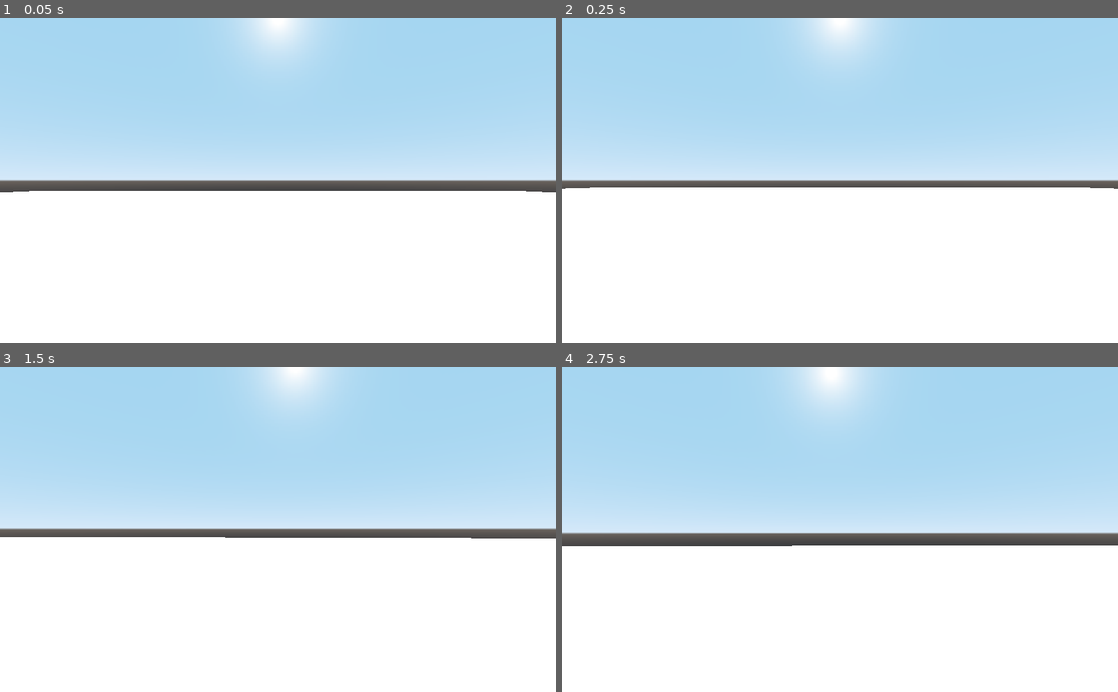
Above: before the commit, frames 1-4 (two rows, left to right).
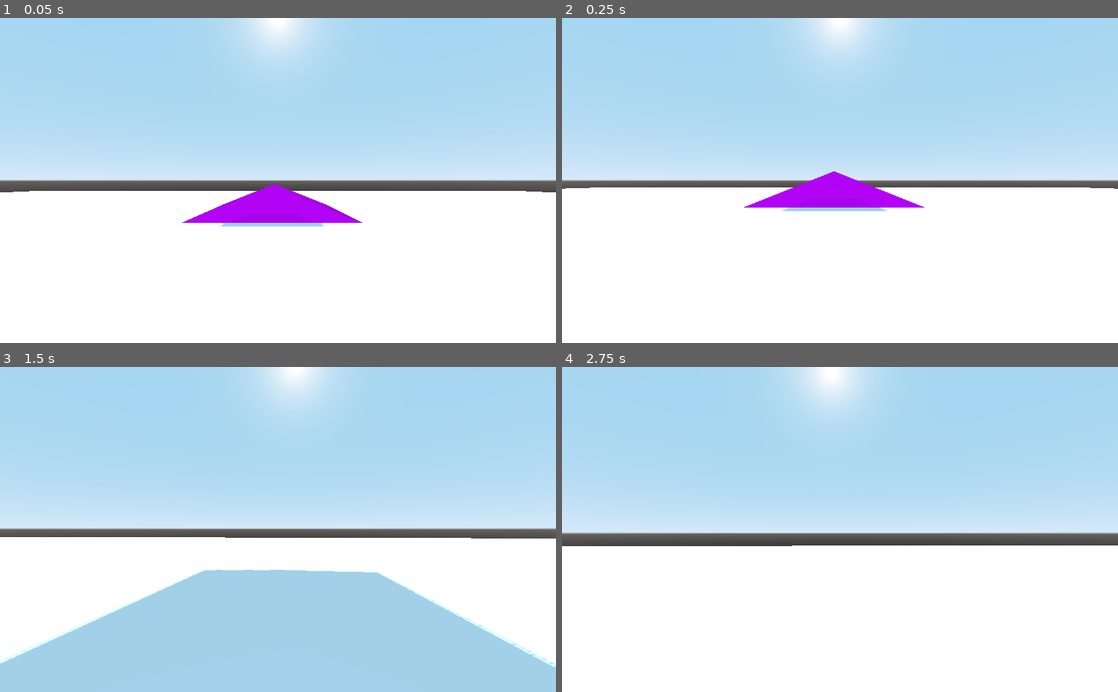
Above: after the commit, the same moments.

Repository: Gorzon38/EscapeGamesNSI
Game: Godot game, scene res://Nodes/Main.tscn
Same seed, same stepped clock (60 frames per second), same inputs: the game is played once before the commit and once after it.
Inputs (mouse positions are in pixels of both pictures, inside the frame that each line leads up to):
- Up to frame 1 (0.05 s): no input
- Up to frame 2 (0.25 s): no input
- Up to frame 3 (1.5 s): tap Enter at 0.5 s; move the mouse to (305, 529) at 0.52 s; hold W (move_forward) from 0.53 s (still down); move the mouse to (250, 529) at 1.27 s
- Up to frame 4 (2.75 s): keep holding W (move_forward); move the mouse to (851, 523) at 2.02 s

The runs differ from the first frame. In frame 1, 2.3% of the frame differs, in the area x 32-66%, y 51-65%; in frame 2, 2.1%; in frame 3, 28%, in the area x 0-100%, y 62-100%; in frame 4, nothing differs.

Commit message:
Update Main.tscn

Diff:
--- a/Nodes/Main.tscn
+++ b/Nodes/Main.tscn
@@ -6,27 +6,36 @@
 
 [sub_resource type="CubeMesh" id=2]
 
+[sub_resource type="PrismMesh" id=3]
+
+[sub_resource type="SpatialMaterial" id=4]
+albedo_color = Color( 0.898039, 0, 1, 1 )
+
 [node name="Main" type="Node"]
 
-[node name="Ground" type="StaticBody" parent="."]
+[node name="Decore" type="Node" parent="."]
+
+[node name="Ground" type="StaticBody" parent="Decore"]
 transform = Transform( 1, 0, 0, 0, 1, 0, 0, 0, 1, 0, -2, 0 )
 
-[node name="CollisionShape" type="CollisionShape" parent="Ground"]
+[node name="CollisionShape" type="CollisionShape" parent="Decore/Ground"]
 transform = Transform( 30, 0, 0, 0, 1, 0, 0, 0, 30, 0, 0, 0 )
 shape = SubResource( 1 )
 
-[node name="MeshInstance" type="MeshInstance" parent="Ground"]
+[node name="MeshInstance" type="MeshInstance" parent="Decore/Ground"]
 transform = Transform( 60, 0, 0, 0, 2, 0, 0, 0, 60, 0, 0, 0 )
 mesh = SubResource( 2 )
 material/0 = null
+
+[node name="StaticBody" type="StaticBody" parent="Decore"]
+
+[node name="MeshInstance" type="MeshInstance" parent="Decore/StaticBody"]
+transform = Transform( 5, 0, 0, 0, 1, 0, 0, 0, 5, -0.281, 1.26054, -18.533 )
+mesh = SubResource( 3 )
+material/0 = SubResource( 4 )
 
 [node name="DirectionalLight" type="DirectionalLight" parent="."]
 transform = Transform( -1, 8.74228e-08, 1.77636e-15, -1.82493e-08, -0.208748, 0.977969, 8.54968e-08, 0.977969, 0.208748, 0, 50.7041, 0 )
 shadow_enabled = true
 
 [node name="KinematicBody" parent="." instance=ExtResource( 1 )]
-
-[node name="Position3D" type="Position3D" parent="."]
-transform = Transform( 1, 0, 0, 0, 1, 0, 0, 0, 1, 0, 12.9984, 0 )
-
-[node name="Camera" type="Camera" parent="Position3D"]
Not shown: 1 places in Nodes/Main.tscn that only renumber resources
